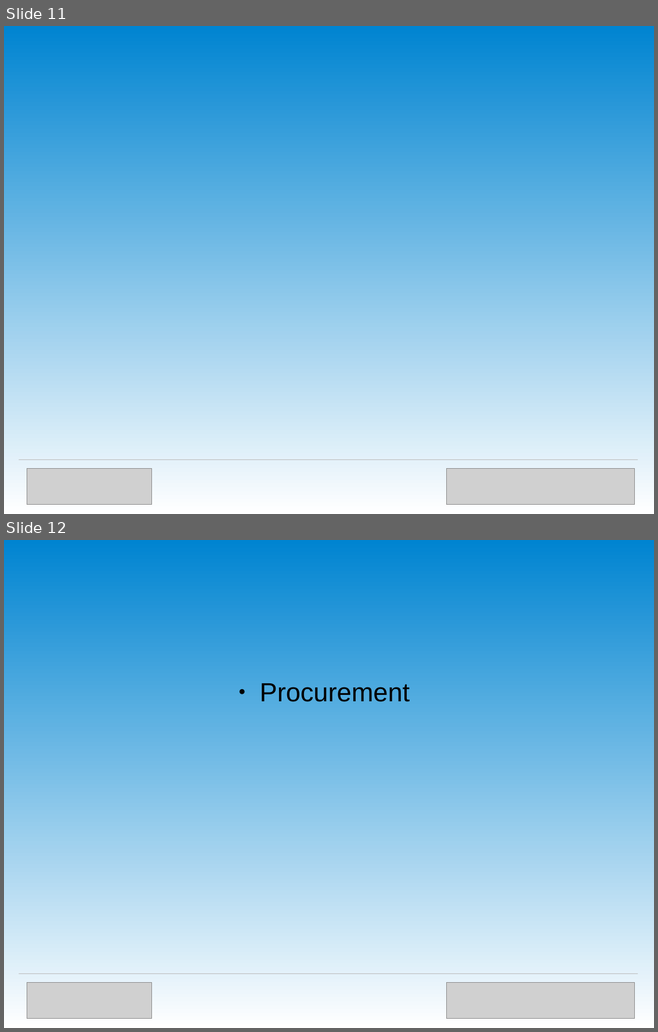
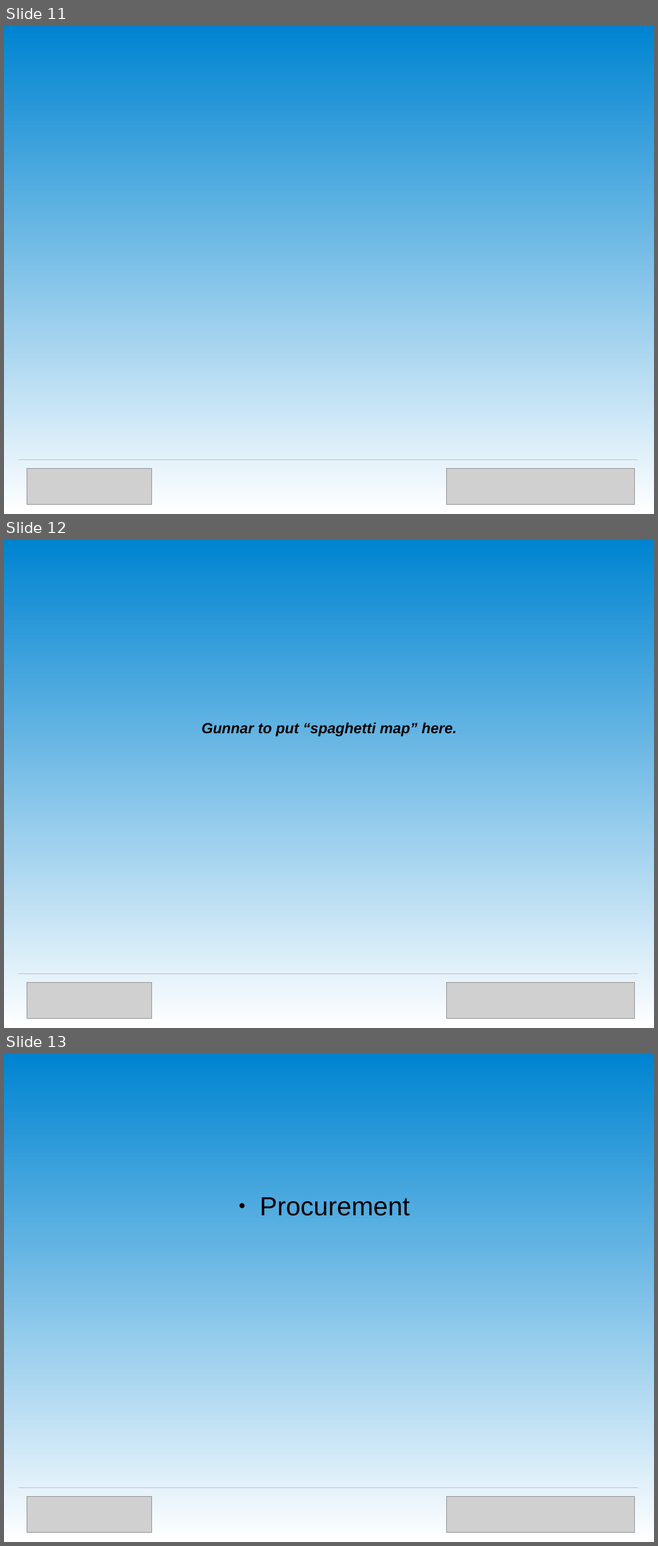
Before and after one commit to OpenTechStrategies/timelines, a slide deck: us-govt-open-source.odp. Shown one above the other, each under a label of ours: slides 11 and 12 before the commit, slides 11, 12 and 13 after it. The pictures are 658x1032 and 658x1546 pixels, drawn with LibreOffice and Linux fonts; fonts in the diff are those of the drawing; grey boxes stand for pictures; background and template pictures are left out. Boxes give left, top, right and bottom in pixels: in the first picture for what was removed or moved away, otherwise in the second. Text is boxed around its words. In the diff, an @@ line names an element or a change of style, - is before the commit and + after.

```diff
--- a/us-govt-open-source.odp
+++ b/us-govt-open-source.odp
@@ slide 12 added at [4, 540, 654, 1028], background gradient #0084D1 to #FFFFFF @@
@@ text added at [201, 722, 457, 737], 18 pt, text #000000, bold, italic @@
+Gunnar to put “spaghetti map” here.
@@ line added from (18, 973) to (638, 973), #C0C0C0 0.71 pt @@
@@ picture added at [27, 982, 151, 1018] @@
@@ picture added at [446, 982, 634, 1018] @@
@@ what was slide 12 is now slide 13 @@
```
Also in this commit, not shown: 1 slide removed, 1 other file.
